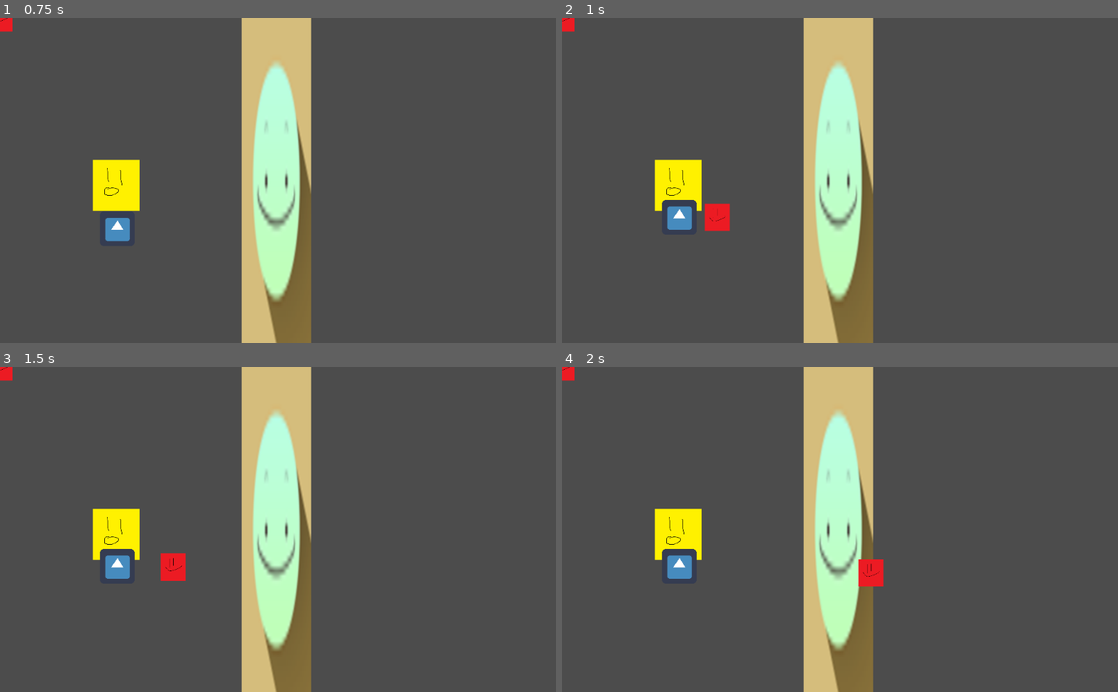
Above: before the commit, frames 1-4 (two rows, left to right).
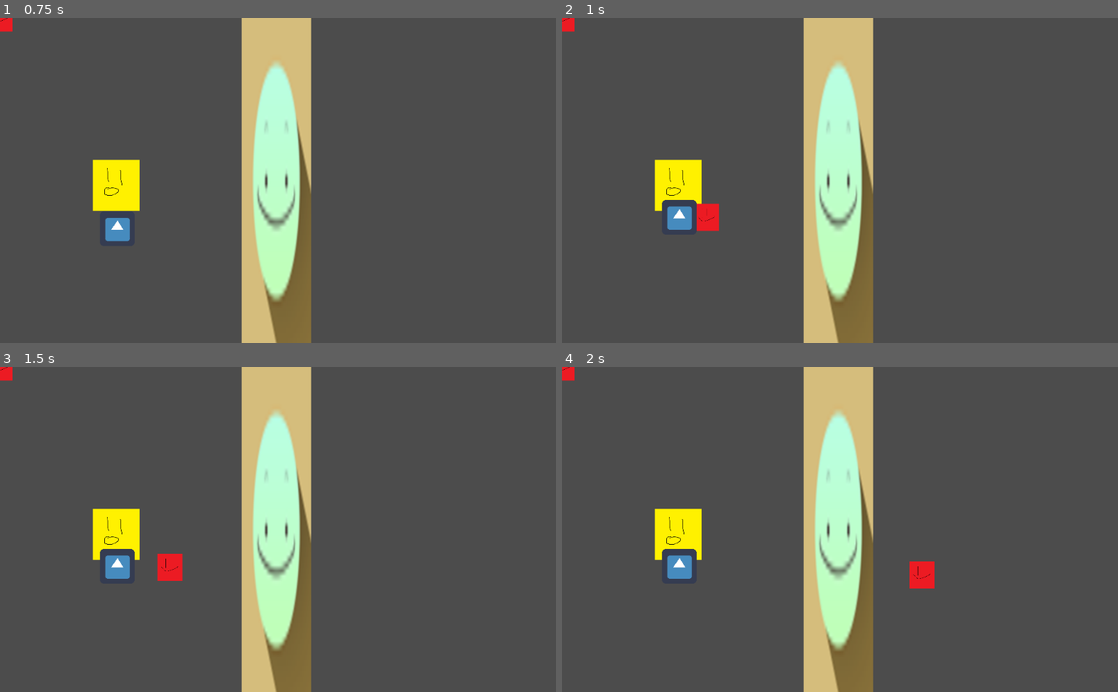
Above: after the commit, the same moments.

Repository: Lucianono/DinerWithMonster
Game: Godot game, scene res://on-site.tscn
The game is run twice, just before and just after one commit, with the same random seed, the same clock (stepped at 60 frames per second) and the same inputs. The engine's default icon, where the game draws it, is replaced by a stand-in: a white triangle on a blue panel in a dark square.
Inputs (mouse positions are in pixels of both pictures, inside the frame that each line leads up to):
- Up to frame 1 (0.75 s): tap Enter at 0.5 s; move the mouse to (250, 245) at 0.52 s; hold Up (ui_up) from 0.53 s (still down); click (250, 245) at 0.67 s
- Up to frame 2 (1 s): keep holding Up (ui_up)
- Up to frame 3 (1.5 s): keep holding Up (ui_up); tap Space at 1.25 s; move the mouse to (444, 578) at 1.27 s; click (444, 578) at 1.42 s
- Up to frame 4 (2 s): keep holding Up (ui_up)

Frame 1 is identical in both runs. In frame 2, 0.3% of the frame differs, in the area x 24-31%, y 57-66%; in frame 3, 0.1%; in frame 4, 0.8%, in the area x 53-67%, y 59-69%.

Commit message:
finally smart aiming

Diff:
--- a/ingredient-entity.gd
+++ b/ingredient-entity.gd
@@ -4,7 +4,7 @@
 var isPlayerThrowing = false
 var global_ingr_name = null
 var screensize
-var left_click_event
+var isClickOnRight = true
 
 var slope
 
@@ -28,25 +28,23 @@
 
 func _process(delta):
 	if isPlayerHolding && !isPlayerThrowing:
-		set_position(get_node("/root/Node2D/Caldo-player").get_position()+Vector2(70,0))
+		set_position(get_node("/root/Node2D/Caldo-player").get_position()+Vector2(50,0))
 	elif !isPlayerHolding && isPlayerThrowing:
-		if left_click_event.position.x > position.x:
-			set_position(position + Vector2(1,-slope)* 500 * delta)
+		if isClickOnRight:
+			set_position(position + Vector2(1,-slope)* 700 * delta)
 		else:
-			set_position(position + Vector2(-1,-slope)* 500 * delta)
+			set_position(position + Vector2(-1,slope)* 700 * delta)
 
 
-	if position.x > screensize.x || position.y > screensize.y:
+	if position.x > screensize.x || position.x < 0 || position.y < 0 || position.y > screensize.y:
 		queue_free()
 
 func _unhandled_input(event):
 	if event is InputEventMouseButton:
 		if event.button_index == BUTTON_LEFT && isPlayerHolding:
 			if event.pressed:
-				print("ingr freed ", event.position, position)
 				isPlayerHolding = false
 				isPlayerThrowing = true
-				left_click_event = event
+				isClickOnRight = event.position.x > position.x
 
 				slope = (position.y - event.position.y)/(event.position.x - position.x)
-				print(slope)
